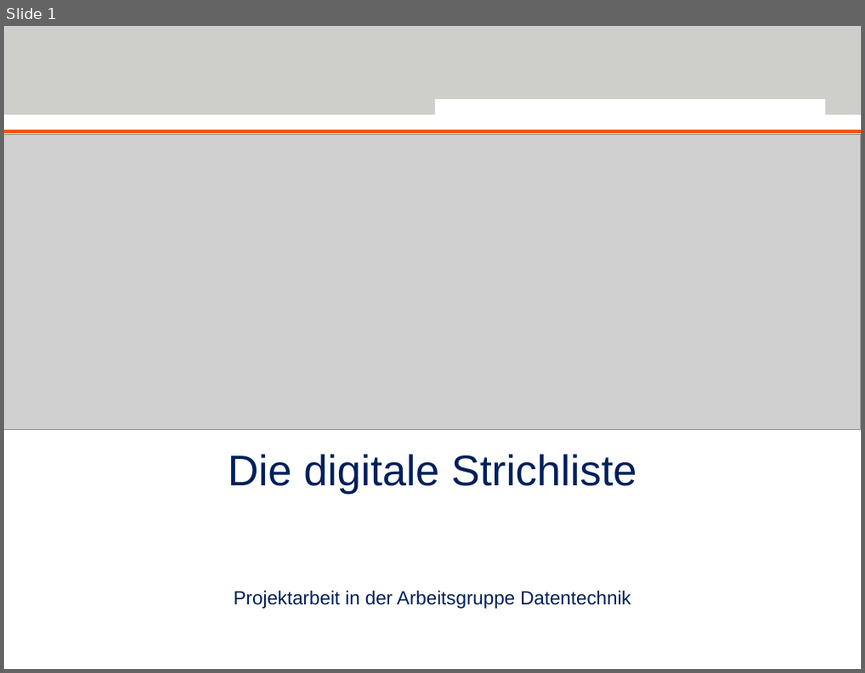
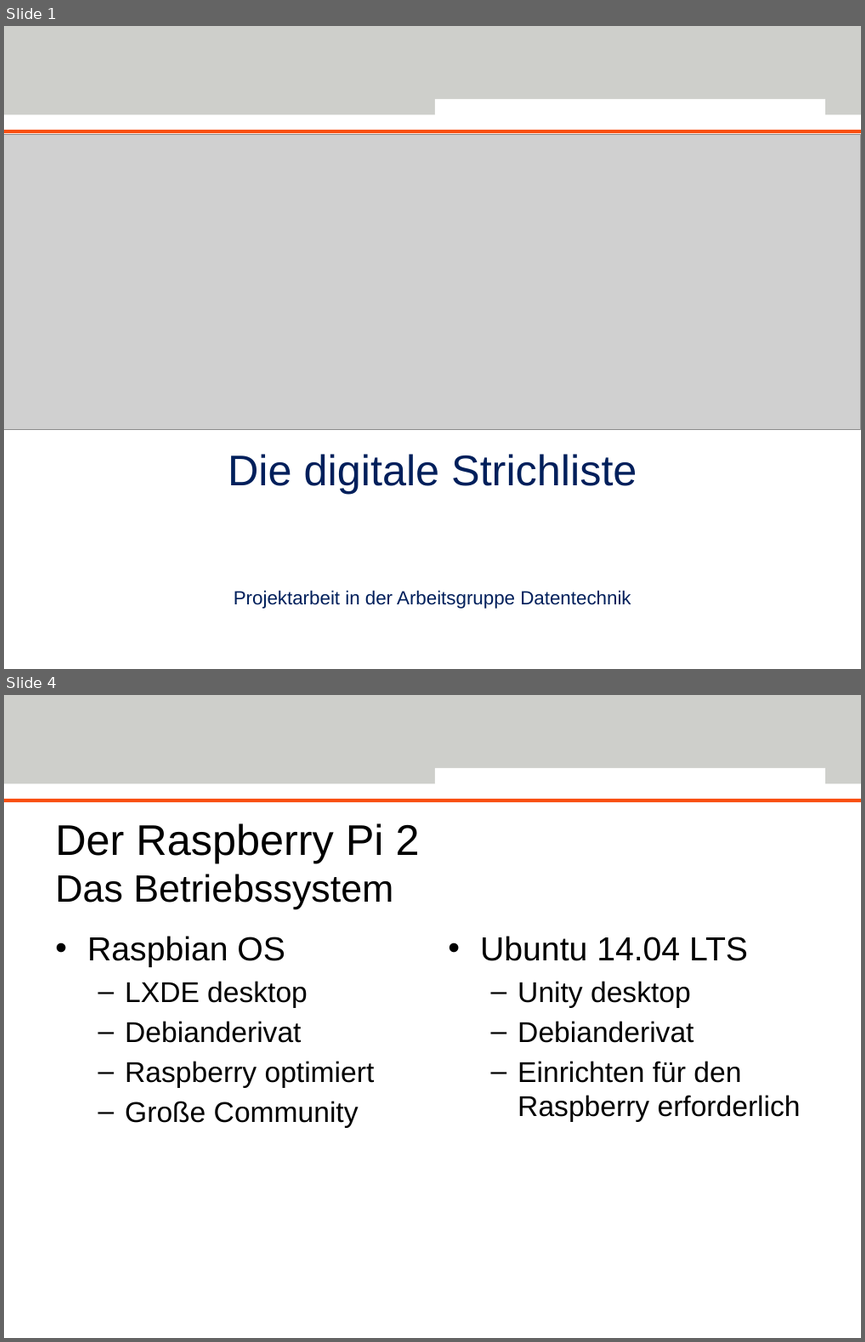
Before and after one commit to Deltachi/Tally_Teamproject, a slide deck: documents/presentation/TallyFinal.pptx. Shown one above the other, each under a label of ours: slide 1 before the commit, slides 1 and 4 after it; the slides between them are not shown. The pictures are 865x673 and 865x1342 pixels, drawn with LibreOffice and Linux fonts; fonts in the diff are those of the drawing; grey boxes stand for pictures; background and template pictures are left out. Boxes give left, top, right and bottom in pixels: in the first picture for what was removed or moved away, otherwise in the second. Text is boxed around its words. In the diff, an @@ line names an element or a change of style, - is before the commit and + after.

```diff
--- a/documents/presentation/TallyFinal.pptx
+++ b/documents/presentation/TallyFinal.pptx
@@ slide 4 added at box(4, 695, 861, 1338), background #FFFFFF; not listed: 3 template elements that a slide beside it also shows @@
@@ title added at box(55, 823, 420, 909), 32 pt, text #000000 @@
+Der Raspberry Pi 2
+Das Betriebssystem
@@ text added at box(87, 936, 375, 1128), 24 pt, text #000000 @@
+• Raspbian OS
+  – LXDE desktop
+  – Debianderivat
+  – Raspberry optimiert
+  – Große Community
@@ text added at box(480, 936, 800, 1122), 24 pt, text #000000 @@
+• Ubuntu 14.04 LTS
+  – Unity desktop
+  – Debianderivat
+  – Einrichten für den Raspberry erforderlich
```
Also in this commit, not shown: 1 slide changed, 8 other slides added, 1 slide removed, 2 other files.
